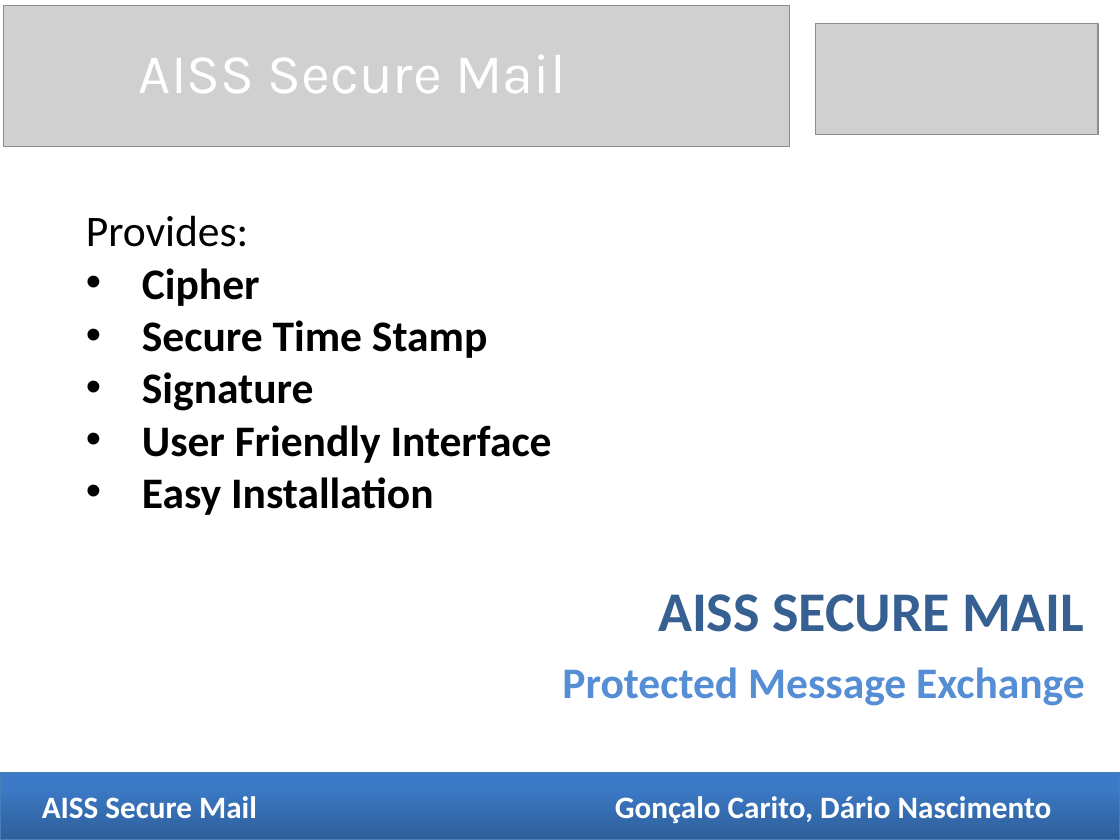
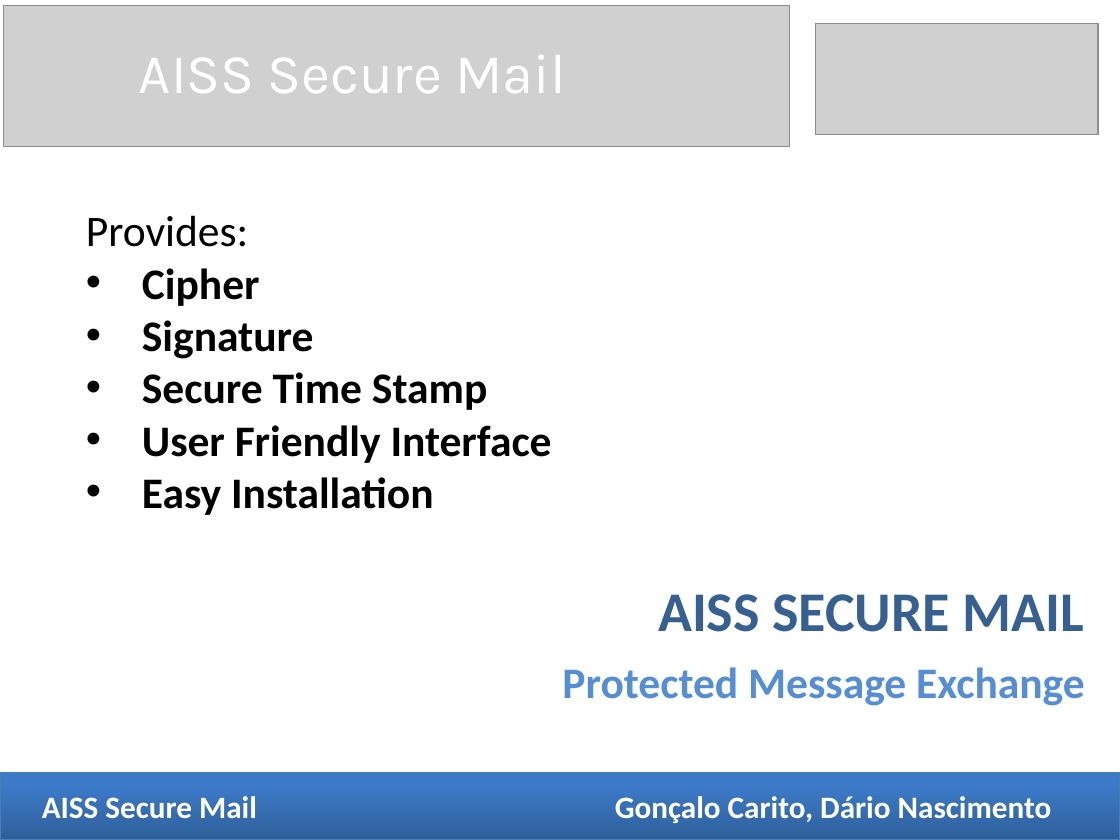
Before and after one commit to dnascimento/AISSProject, a slide deck: slide 14 of Apresentacoes/Comercial/Apresentação.pptx. Drawn at 1120x840 pixels with LibreOffice and Linux fonts; fonts in the diff are those of the drawing; grey boxes stand for pictures. Boxes give left, top, right and bottom in pixels: in the first picture for what was removed or moved away, otherwise in the second. Text is boxed around its words. In the diff, an @@ line names an element or a change of style, - is before the commit and + after.

```diff
--- a/Apresentacoes/Comercial/Apresentação.pptx
+++ b/Apresentacoes/Comercial/Apresentação.pptx
@@ text at (142, 320, 314, 359): paragraph added @@
+• Signature
@@ text at (142, 372, 314, 411): paragraph removed @@
-• Signature
```
Also in this commit, not shown: 1 other slide changed, 11 other files.
